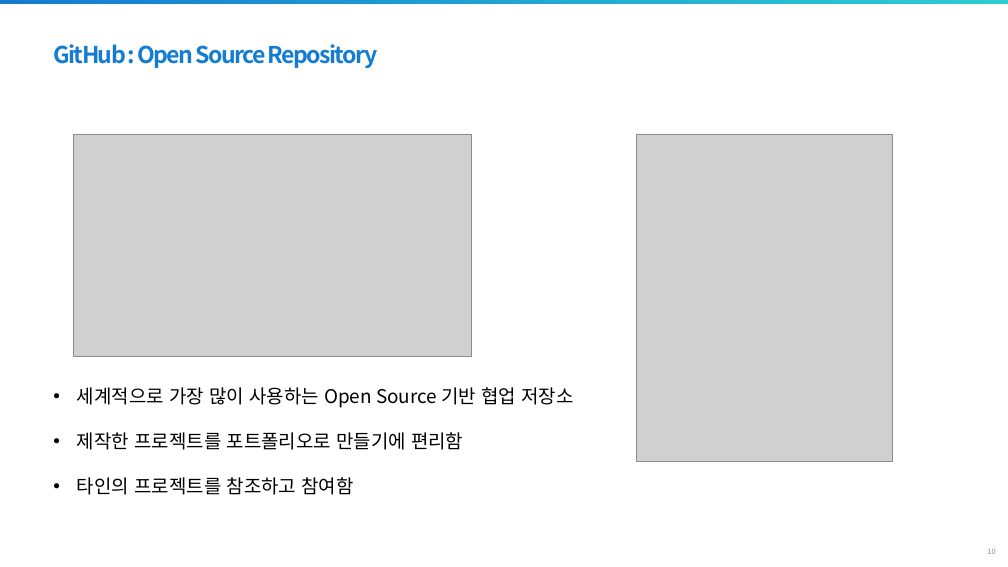
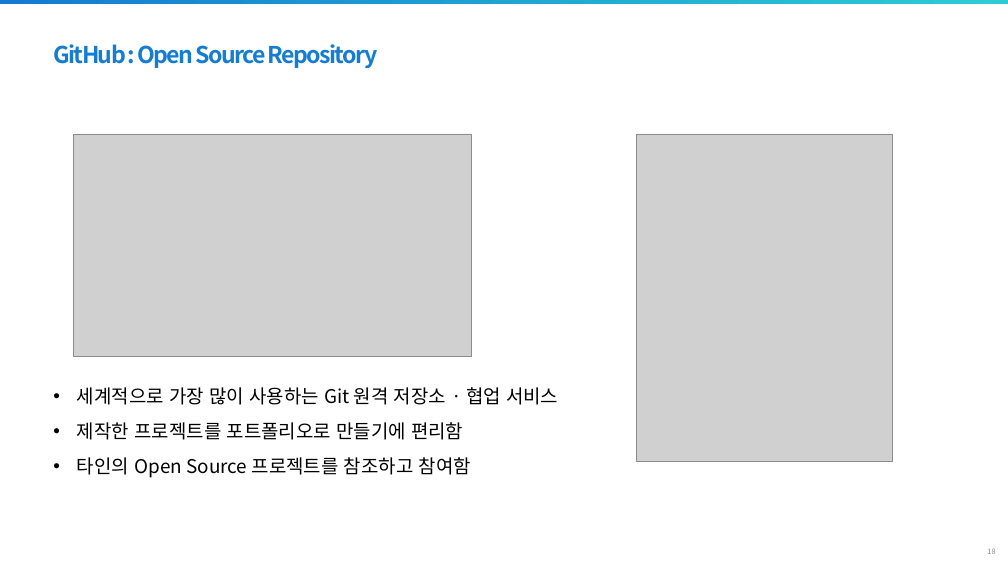
Before and after one commit to jaewoojun070225/gachon2026, a slide deck: slide 18 of 학습파일/SoC100_3.pptx (slide 10 before the commit). Drawn at 1008x567 pixels with LibreOffice and Linux fonts; fonts in the diff are those of the drawing; grey boxes stand for pictures; background and template pictures are left out. Boxes give left, top, right and bottom in pixels: in the first picture for what was removed or moved away, otherwise in the second. Text is boxed around its words. In the diff, an @@ line names an element or a change of style, - is before the commit and + after.

```diff
--- a/학습파일/SoC100_3.pptx
+++ b/학습파일/SoC100_3.pptx
@@ text at bbox=[77, 387, 558, 405]: text changed @@
-• 세계적으로 가장 많이 사용하는 Open Source 기반 협업 저장소
+• 세계적으로 가장 많이 사용하는 Git 원격 저장소 · 협업 서비스
@@ text at bbox=[77, 422, 463, 440]: more space between paragraphs @@
@@ text at bbox=[77, 457, 471, 478]: text changed @@
-• 타인의 프로젝트를 참조하고 참여함
+• 타인의 Open Source 프로젝트를 참조하고 참여함
```
Also in this commit, not shown: 10 other slides changed, 22 slides added, 2 other files.
